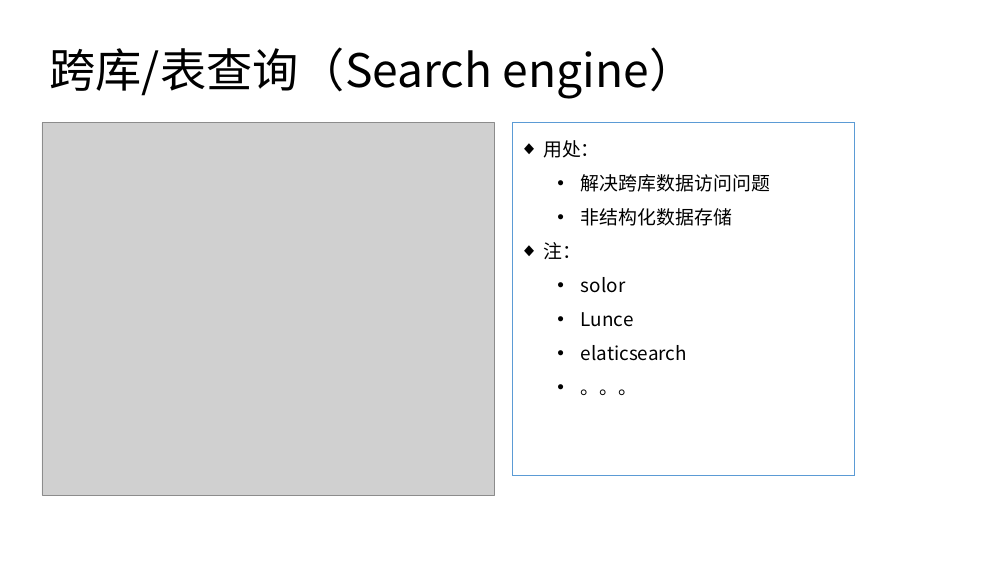
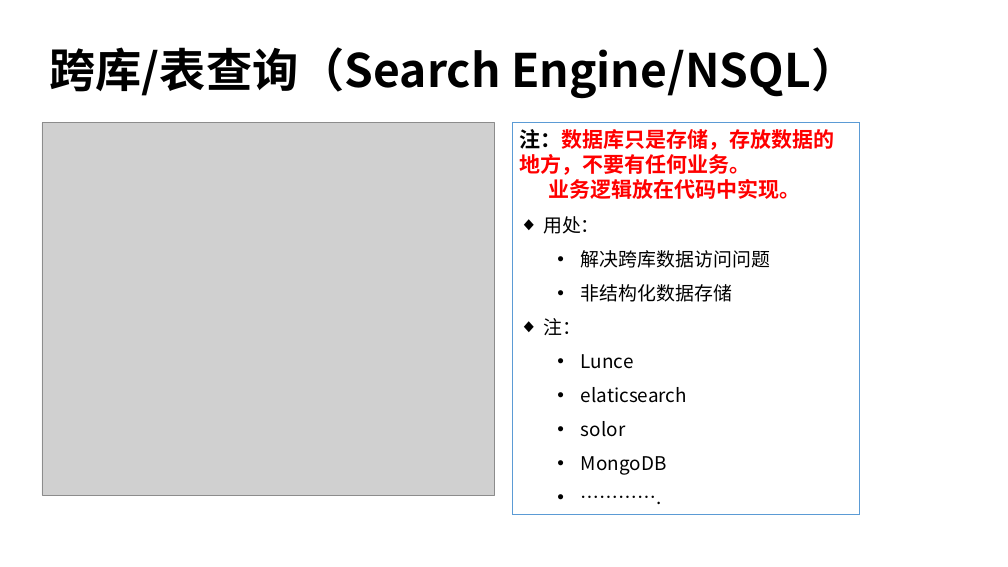
Before and after one commit to haydenwang/docs-all, a slide deck: slide 8 of 互联网技术架构变迁.pptx (slide 9 before the commit). Drawn at 1008x567 pixels with LibreOffice and Linux fonts; fonts in the diff are those of the drawing; grey boxes stand for pictures. Boxes give left, top, right and bottom in pixels: in the first picture for what was removed or moved away, otherwise in the second. Text is boxed around its words. In the diff, an @@ line names an element or a change of style, - is before the commit and + after.

```diff
--- a/互联网技术架构变迁.pptx
+++ b/互联网技术架构变迁.pptx
@@ title at <box>49,47,857,98</box>: text changed; bold on @@
-跨库/表查询（Search engine）
+跨库/表查询（Search Engine/NSQL）
@@ rectangle "注：数据库只是存储，存放数据的地方，不要有任何业务。": place and size @@
-rectangle "注：数据库只是存储，存放数据的地方，不要有任何业务。" at <box>512,123,854,476</box>
+rectangle "注：数据库只是存储，存放数据的地方，不要有任何业务。" at <box>512,123,860,515</box>
@@ text in rectangle at <box>519,129,834,199</box>: paragraphs added @@
+注：数据库只是存储，存放数据的地方，不要有任何业务。
+业务逻辑放在代码中实现。
@@ text in rectangle at <box>581,277,625,293</box>: paragraph removed @@
-  • solor
@@ text in rectangle at <box>581,421,667,475</box>: text changed @@
-  • 。。。
+  • solor
+  • MongoDB
+  • ………….
```
Also in this commit, not shown: 9 other slides changed, 5 slides added, 3 slides removed, 2 other files.
